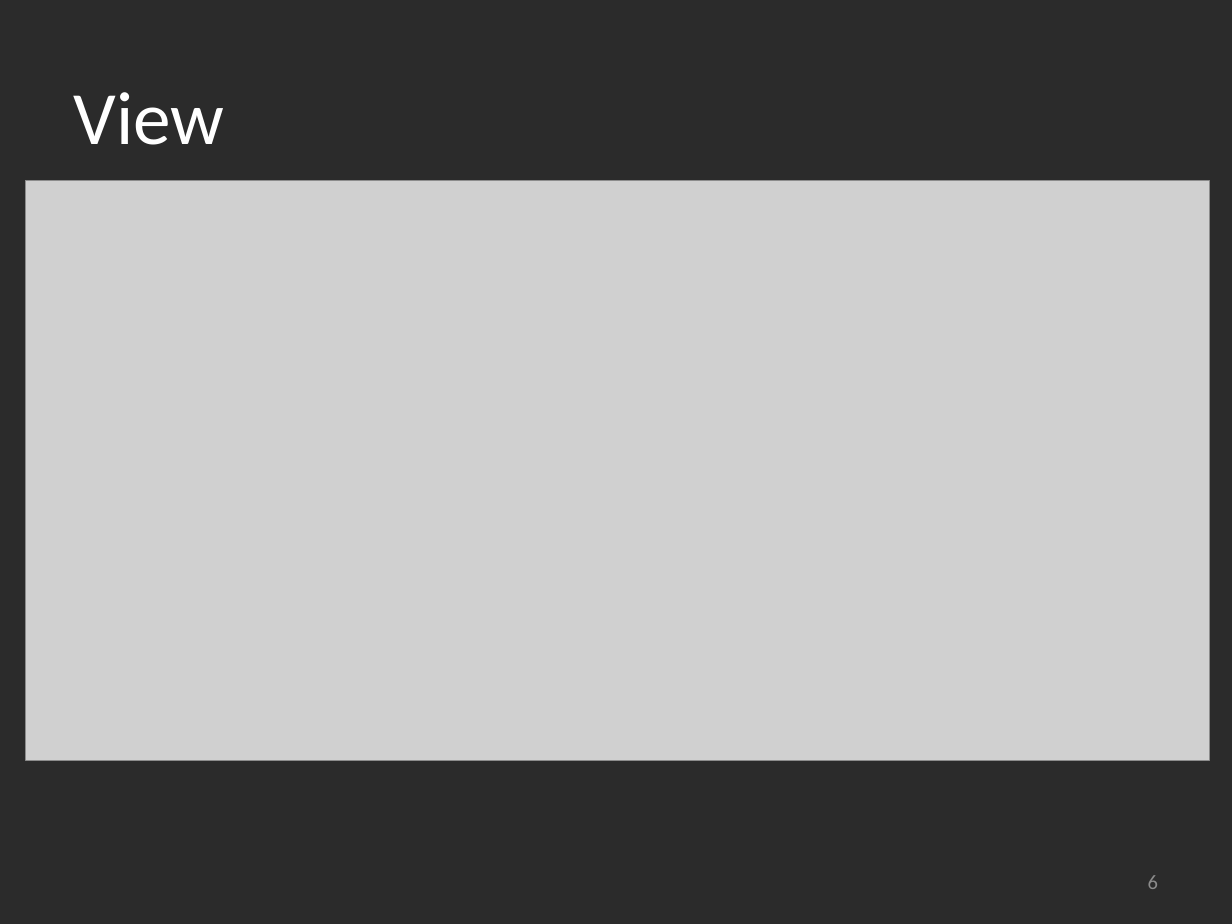
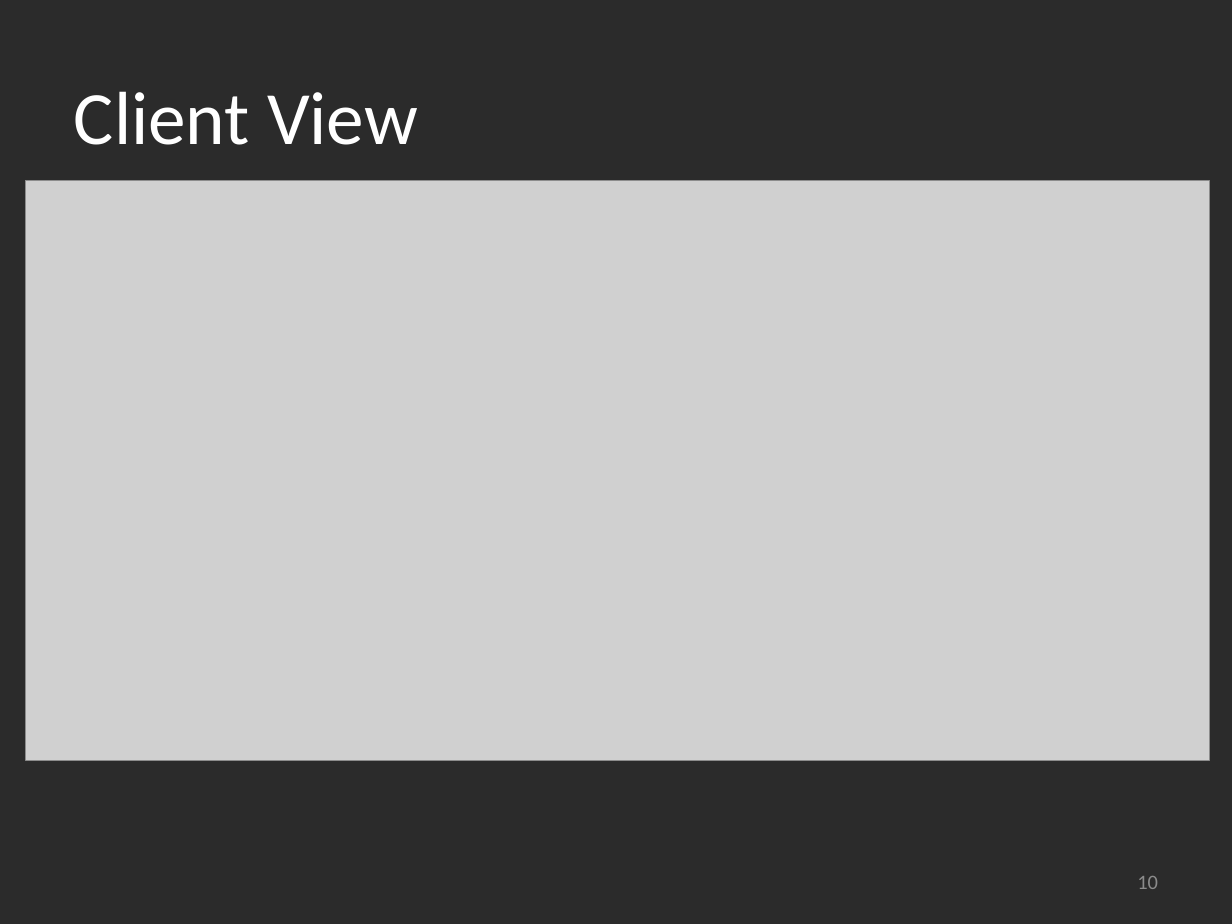
Before and after one commit to manuelTscholl/kubatsch, a slide deck: slide 10 of KuBatsch/docs/presentation/final.pptx (slide 6 before the commit). Drawn at 1232x924 pixels with LibreOffice and Linux fonts; fonts in the diff are those of the drawing; grey boxes stand for pictures; background and template pictures are left out; a plain dark background stands for a picture behind light text. Boxes give left, top, right and bottom in pixels: in the first picture for what was removed or moved away, otherwise in the second. Text is boxed around its words. In the diff, an @@ line names an element or a change of style, - is before the commit and + after.

```diff
--- a/KuBatsch/docs/presentation/final.pptx
+++ b/KuBatsch/docs/presentation/final.pptx
@@ title at (74,91,418,145): text changed @@
-View
+Client View
@@ page number at (1137,876,1158,889): text changed @@
-6
+10
```
Also in this commit, not shown: 4 other slides changed, 8 slides added, 1 slide removed, 1 other file.
